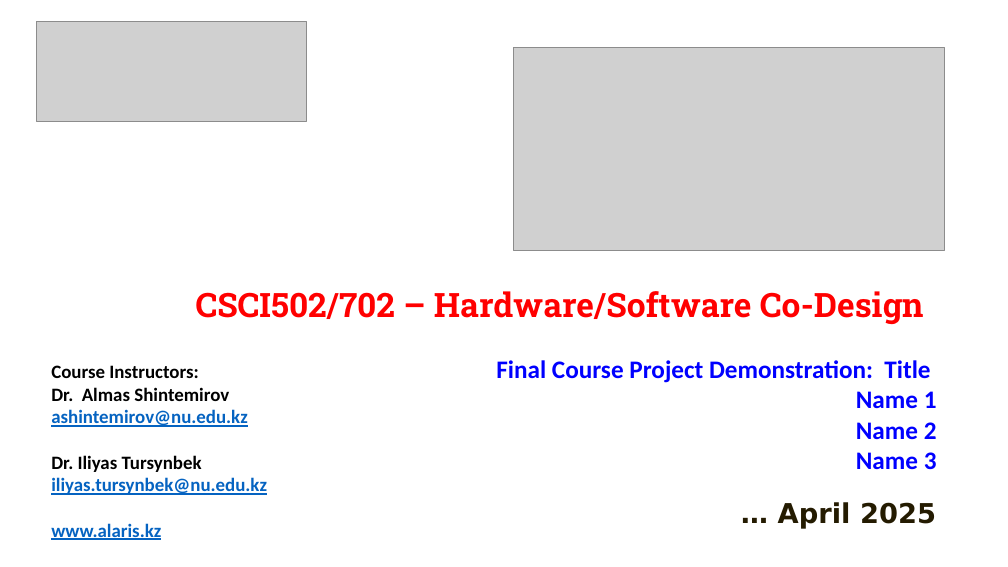
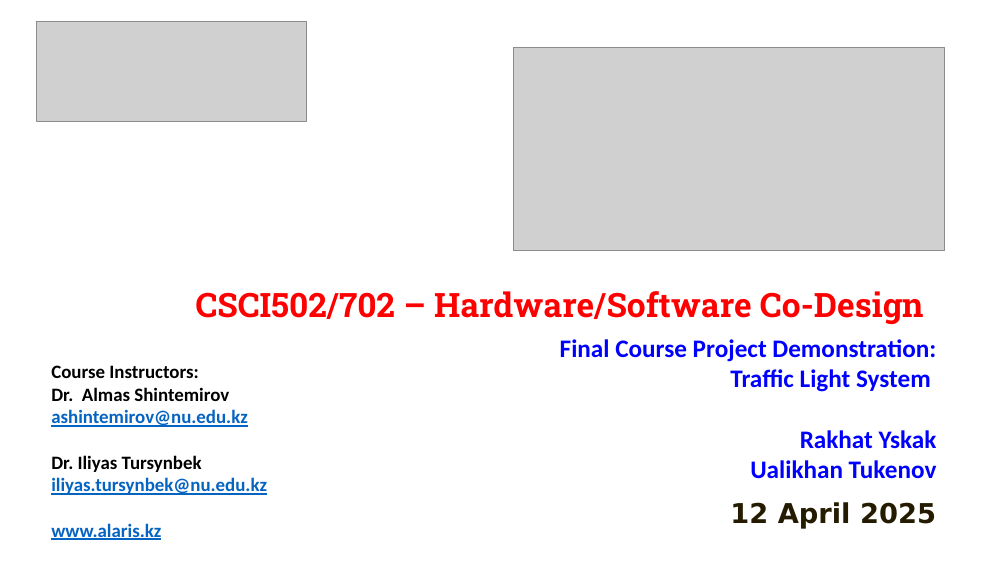
Before and after one commit to 4ry1337/finite-state-machine, a slide deck: slide 1 of front_page_for_video.pptx. Drawn at 1008x567 pixels with LibreOffice and Linux fonts; fonts in the diff are those of the drawing; grey boxes stand for pictures. Boxes give left, top, right and bottom in pixels: in the first picture for what was removed or moved away, otherwise in the second. Text is boxed around its words. In the diff, an @@ line names an element or a change of style, - is before the commit and + after.

Commit message:
[task5] presentation and report

```diff
--- a/front_page_for_video.pptx
+++ b/front_page_for_video.pptx
@@ text at [560, 339, 937, 479]: text changed @@
-Final Course Project Demonstration: Title
-Name 1
-Name 2
-Name 3
+Final Course Project Demonstration:
+Traffic Light System
+Rakhat Yskak
+Ualikhan Tukenov
@@ text at [730, 502, 936, 529]: text changed @@
-… April 2025
+12 April 2025
```
Also in this commit, not shown: 2 other files.
